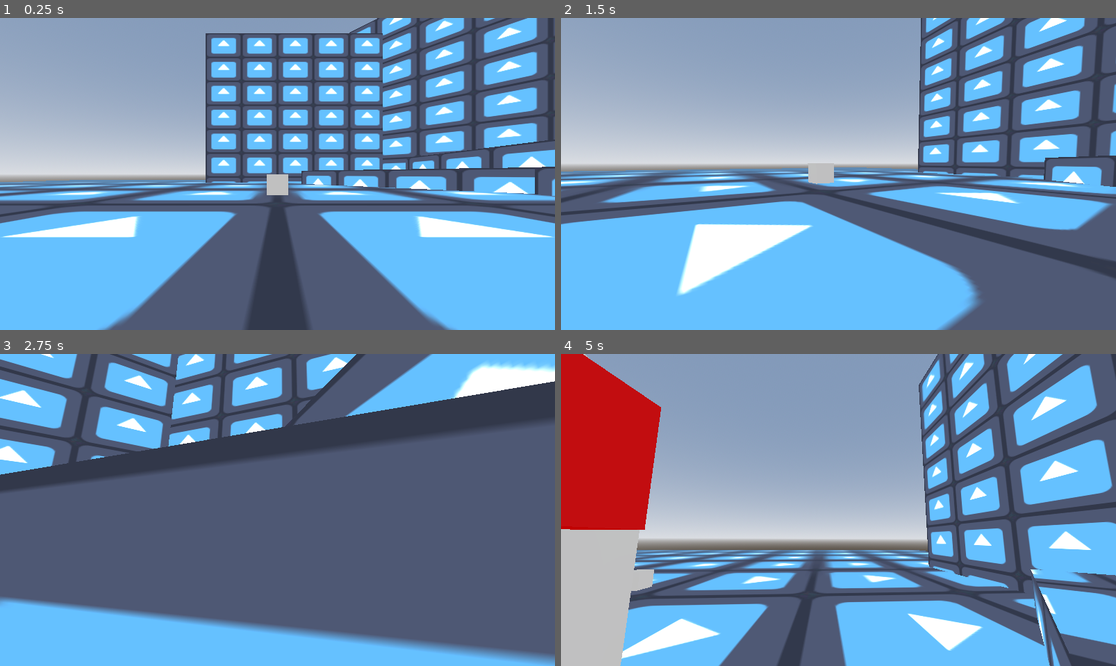
Above: before the commit, frames 1-4 (two rows, left to right).
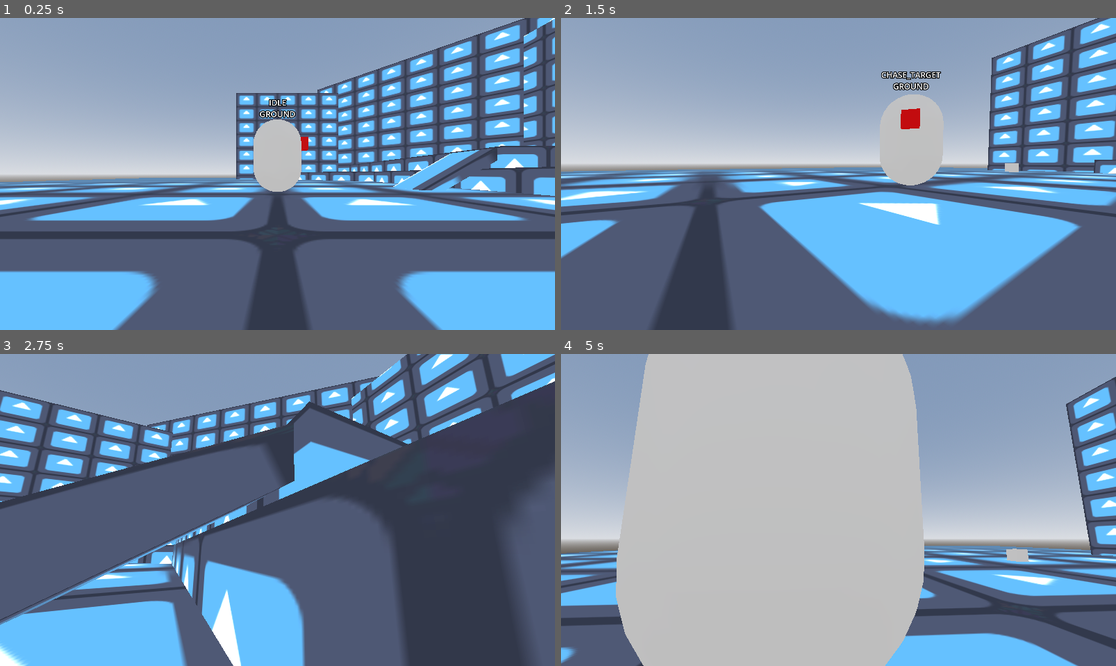
Above: after the commit, the same moments.

Repository: IAmNotIsaac/duck-city
Game: Godot game, scene res://scenes/levels/ai_test_level.tscn
Same seed, same stepped clock (60 frames per second), same inputs: the game is played once before the commit and once after it. The engine's default icon, where the game draws it, is replaced by a stand-in: a white triangle on a blue panel in a dark square.
Inputs (mouse positions are in pixels of both pictures, inside the frame that each line leads up to):
- Up to frame 1 (0.25 s): no input
- Up to frame 2 (1.5 s): tap Enter at 0.5 s; move the mouse to (866, 174) at 0.52 s; hold Shift (run) 0.53-1.28 s; hold W (move_forward) from 0.53 s (still down); tap Space (jump) at 0.77 s; move the mouse to (810, 174) at 1.27 s; tap E (interact) at 1.35 s
- Up to frame 3 (2.75 s): keep holding W (move_forward); tap Space (jump) at 1.52 s; tap Shift (run) at 1.55 s; move the mouse to (288, 503) at 2.02 s; hold Shift (run) from 2.03 s (still down)
- Up to frame 4 (5 s): keep holding W (move_forward); move the mouse to (832, 516) at 2.77 s; release Shift (run) at 2.78 s; tap Shift (run) at 2.85, 3.8, 4.35 s; tap Space (jump) at 3.02, 3.77, 4.52 s; move the mouse to (877, 513) at 3.52 s; hold E (interact) 3.53-4.28 s; move the mouse to (794, 506) at 4.27 s

The runs differ from the first frame. In frame 1, 45% of the frame differs, in the area x 0-100%, y 0-100%; in frame 2, 49%; in frame 3, 57%; in frame 4, 86%.

Commit message:
state machine improvements, wandering ai state to avian mech, wanderpoints

Diff:
--- a/scenes/levels/ai_test_level.tscn
+++ b/scenes/levels/ai_test_level.tscn
@@ -1,10 +1,11 @@
-[gd_scene load_steps=19 format=3 uid="uid://dk75xijpl5c2d"]
+[gd_scene load_steps=20 format=3 uid="uid://dk75xijpl5c2d"]
 
 [ext_resource type="Texture2D" uid="uid://ksbk55dx0kg" path="res://icon.svg" id="1_xyldx"]
 [ext_resource type="PackedScene" uid="uid://c35ug12xrl8p3" path="res://scenes/general/player.tscn" id="2_fy8q3"]
 [ext_resource type="PackedScene" uid="uid://bcygeqsv86edb" path="res://scenes/mechs/duck_mech.tscn" id="3_k3awn"]
 [ext_resource type="PackedScene" uid="uid://cavorm3ap5bx3" path="res://scenes/tools/button.tscn" id="5_24q6q"]
 [ext_resource type="PackedScene" uid="uid://da7nu3xoiq6l6" path="res://scenes/triggers/test_trigger.tscn" id="5_grq63"]
+[ext_resource type="PackedScene" uid="uid://d02jjwameoskw" path="res://scenes/tools/wander_points.tscn" id="6_1jtem"]
 
 [sub_resource type="ProceduralSkyMaterial" id="ProceduralSkyMaterial_h8tsu"]
 
@@ -157,10 +158,11 @@
 mesh = SubResource("BoxMesh_xri03")
 
 [node name="Player" parent="." instance=ExtResource("2_fy8q3")]
-transform = Transform3D(1, 0, 0, 0, 1, 0, 0, 0, 1, 0, 1, 0)
+transform = Transform3D(1, 0, 0, 0, 1, 0, 0, 0, 1, 0, 1, 25)
 
 [node name="Avian" parent="." instance=ExtResource("3_k3awn")]
-transform = Transform3D(1, 0, 0, 0, 1, 0, 0, 0, 1, 0, 3, 17)
+transform = Transform3D(1, 0, 0, 0, 1, 0, 0, 0, 1, 0, 3, 8)
+_wander_points_path = NodePath("../WanderPoints")
 
 [node name="Trigger" parent="." instance=ExtResource("5_grq63")]
 transform = Transform3D(1, 0, 0, 0, 1, 0, 0, 0, 1, 0, 2, -10)
@@ -168,3 +170,10 @@
 [node name="Button" parent="." instance=ExtResource("5_24q6q")]
 transform = Transform3D(1, 0, 0, 0, 1, 0, 0, 0, 1, 0, 1, -10)
 _target_path = NodePath("../Trigger")
+
+[node name="WanderPoints" parent="." instance=ExtResource("6_1jtem")]
+
+[node name="Marker3D" type="Marker3D" parent="WanderPoints"]
+
+[node name="Marker3D2" type="Marker3D" parent="WanderPoints"]
+transform = Transform3D(1, 0, 0, 0, 1, 0, 0, 0, 1, -12, 0, 7)
--- a/scenes/mechs/avian_mech.gd
+++ b/scenes/mechs/avian_mech.gd
@@ -13,6 +13,7 @@
 	GENERIC_OBJECTIVE,
 	URGENT_OBJECTIVE,
 	CHASE_TARGET,
+	WANDER,
 	AI_STATES_MAX
 }
 
@@ -22,6 +23,7 @@
 const _DEACCELERATION := 0.25
 
 @export var _target_type := Constants.AvianType.AVIAN
+@export_node_path("WanderPoints") var _wander_points_path : NodePath
 @export var _generic_move_speed := 0.0
 @export var _urgent_move_speed := 0.0
 @export var _chase_move_speed := 0.0
@@ -32,18 +34,27 @@
 var _acceleration := Vector3.ZERO
 var _move_speed := 0.0
 var _target : AvianTarget
+var _wander_points : PackedVector3Array
 
 @onready var _n_agent := $NavigationAgent3D
 @onready var _n_gimbal := $Gimbal
 @onready var _n_eyes := $Gimbal/Eyes
 @onready var _n_eyes_check := $EyesCheck
+@onready var _n_idle_timer := $IdleTimer
 
 
 ## Private methods ##
 
 
 func _ready() -> void:
-	goto_objective(Vector3.ZERO)
+	_mstate.ready()
+	_aistate.ready()
+
+	_wander_points = []
+	if not _wander_points_path.is_empty():
+		var wpn := get_node(_wander_points_path)
+		if wpn is WanderPoints:
+			_wander_points = wpn.get_wander_points()
 
 
 func _process(delta : float) -> void:
@@ -69,6 +80,10 @@
 	var direction := global_position.direction_to(tpos)
 	var dir := Vector2(direction.x, direction.z).normalized()
 	_n_gimbal.rotation.y = atan2(-dir.y, dir.x)
+
+
+func _target_nodes():
+	return get_tree().get_nodes_in_group(Constants.AvianType.keys()[_target_type] + "_target") + get_tree().get_nodes_in_group("AVIAN_target")
 
 
 func _is_target_visible(target : AvianTarget) -> bool:
@@ -133,11 +148,14 @@
 func _sp_AI_IDLE(_delta : float) -> void:
 	_acceleration = -velocity * _DEACCELERATION
 
-	for t in get_tree().get_nodes_in_group(Constants.AvianType.keys()[_target_type] + "_target") + get_tree().get_nodes_in_group("AVIAN_target"):
+	for t in _target_nodes():
 		if await _is_target_visible(t):
 			chase_target(t)
 			return
 
+	if _n_idle_timer.get_time_left() == 0.0:
+		_aistate.switch(AIStates.WANDER)
+
 
 func _sp_AI_GENERIC_OBJECTIVE(_delta : float) -> void:
 	_accelerate_on_path()
@@ -147,7 +165,7 @@
 		_aistate.switch(AIStates.IDLE)
 		return
 
-	for t in get_tree().get_nodes_in_group(Constants.AvianType.keys()[_target_type] + "_target") + get_tree().get_nodes_in_group("AVIAN_target"):
+	for t in _target_nodes():
 		if await _is_target_visible(t):
 			chase_target(t)
 			return
@@ -171,6 +189,20 @@
 		_n_agent.set_target_position(_target.get_global_position())
 
 	elif _n_agent.is_navigation_finished():
+		_aistate.switch(AIStates.WANDER)
+		return
+
+	_accelerate_on_path()
+	_rotate_on_path()
+
+
+func _sp_AI_WANDER(_delta : float) -> void:
+	for t in _target_nodes():
+		if await _is_target_visible(t):
+			chase_target(t)
+			return
+
+	if _n_agent.is_navigation_finished():
 		_aistate.switch(AIStates.IDLE)
 		return
 
@@ -179,6 +211,9 @@
 
 
 ## State [un]loading (AIStates) ##
+
+func _sl_AI_IDLE() -> void:
+	_n_idle_timer.start()
 
 
 func _sl_AI_GENERIC_OBJECTIVE() -> void:
@@ -191,3 +226,9 @@
 
 func _sl_AI_CHASE_TARGET() -> void:
 	_move_speed = _chase_move_speed
+
+
+func _sl_AI_WANDER() -> void:
+	_move_speed = _generic_move_speed
+	if _wander_points:
+		_n_agent.set_target_position(_wander_points[randi() % len(_wander_points)])
--- a/scenes/mechs/avian_mech.tscn
+++ b/scenes/mechs/avian_mech.tscn
@@ -54,3 +54,6 @@
 no_depth_test = true
 fixed_size = true
 text = "dasd"
+
+[node name="IdleTimer" type="Timer" parent="."]
+one_shot = true
--- a/scenes/mechs/duck_mech.tscn
+++ b/scenes/mechs/duck_mech.tscn
@@ -7,3 +7,9 @@
 _generic_move_speed = 6.0
 _urgent_move_speed = 8.0
 _chase_move_speed = 8.0
+
+[node name="DebugStateLabel" parent="." index="4"]
+visible = true
+
+[node name="IdleTimer" parent="." index="5"]
+wait_time = 2.0
--- /dev/null
+++ b/scenes/tools/wander_points.gd
@@ -0,0 +1,44 @@
+@tool
+class_name WanderPoints
+extends Node
+
+
+## Private methods ##
+
+func _ready() -> void:
+	for child in get_children():
+		if not child is Marker3D:
+			child.queue_free()
+
+
+func _on_child_entered_tree(_node : Node) -> void:
+	update_configuration_warnings()
+
+
+func _on_child_exiting_tree(_node : Node) -> void:
+	update_configuration_warnings()
+
+
+func _get_configuration_warnings() -> PackedStringArray:
+	if len(get_children()) != 0:
+		var warnings : PackedStringArray = []
+
+		for child in get_children():
+			if not child is Marker3D:
+				warnings.push_back("%s should be an instance of Marker3D. All other nodes will be ignored and deleted on runtime." % child.get_name())
+
+		return warnings
+
+	else:
+		return ["%s is useless without several Marker3Ds that serve as locations for AvianMechs to visit." % get_name()]
+
+
+## Public methods ##
+
+func get_wander_points() -> PackedVector3Array:
+	var res : PackedVector3Array = []
+
+	for child in get_children():
+		res.push_back(child.get_global_position())
+
+	return res
--- /dev/null
+++ b/scenes/tools/wander_points.tscn
@@ -0,0 +1,9 @@
+[gd_scene load_steps=2 format=3 uid="uid://d02jjwameoskw"]
+
+[ext_resource type="Script" path="res://scenes/tools/wander_points.gd" id="1_kx8aw"]
+
+[node name="WanderPoints" type="Node"]
+script = ExtResource("1_kx8aw")
+
+[connection signal="child_entered_tree" from="." to="." method="_on_child_entered_tree"]
+[connection signal="child_exiting_tree" from="." to="." method="_on_child_exiting_tree"]
--- a/scripts/logic/state_machine.gd
+++ b/scripts/logic/state_machine.gd
@@ -3,6 +3,7 @@
 
 var _owner : Object
 var _states : Dictionary
+var _default_state := 0
 var _state := 0
 var _state_time := 0.0
 var _prefix : String
@@ -13,6 +14,7 @@
 func _init(owner : Object, states : Dictionary, default_state := 0, id_prefix := "") -> void:
 	_owner = owner
 	_states = states
+	_default_state = default_state
 	_state = default_state
 	_prefix = id_prefix + "_" if id_prefix != "" else ""
 
@@ -33,6 +35,12 @@
 
 func append_states(states : Dictionary, overwrite := false) -> void:
 	_states.merge(states, overwrite)
+
+
+func ready() -> void:
+	_state = _default_state
+	_state_time = Time.get_ticks_msec() * 0.001
+	_load_state()
 
 
 func process(delta : float) -> void:
